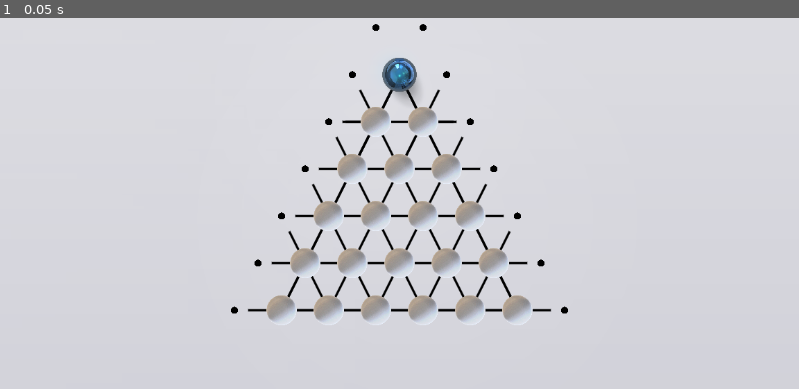
Above: before the commit, frame 1.
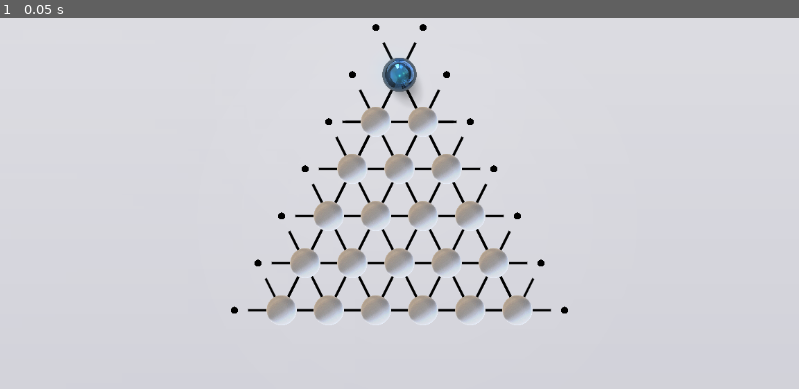
Above: after the commit, the same moment.

Repository: pegesund/trivium
Game: Godot game, scene res://root.tscn
The game is run twice, just before and just after one commit, with the same random seed, the same clock (stepped at 60 frames per second) and the same inputs.
Inputs:
- Up to frame 1 (0.05 s): no input

The runs differ from the first frame. In frame 1, 0.3% of the frame differs, in the area x 33-67%, y 6-76%.

Commit message:
now looks good again

Diff:
--- a/background.gd
+++ b/background.gd
@@ -85,11 +85,18 @@
 		# The distance between the two black circles should equal the distance between white circles
 		var horizontal_offset = bottom_row_distance / 2.0
 
+		# Calculate positions for the two black circles
+		var left_black_pos = Vector2(pos.x - horizontal_offset, pos.y - vertical_offset)
+		var right_black_pos = Vector2(pos.x + horizontal_offset, pos.y - vertical_offset)
+
 		# Draw the two black circles
-		draw_circle(Vector2(pos.x - horizontal_offset, pos.y - vertical_offset),
-			intersection_radius, outer_point_color)
-		draw_circle(Vector2(pos.x + horizontal_offset, pos.y - vertical_offset),
-			intersection_radius, outer_point_color)
+		draw_circle(left_black_pos, intersection_radius, outer_point_color)
+		draw_circle(right_black_pos, intersection_radius, outer_point_color)
+
+		# Draw lines from the white circle to the black circles above
+		# Use the same gap distance as for other lines
+		draw_line_with_gap(pos, left_black_pos, gap_dist_global, grid_color, connection_width)
+		draw_line_with_gap(pos, right_black_pos, gap_dist_global, grid_color, connection_width)
 
 # Helper function to draw circle outline
 func draw_circle_arc(center, radius, angle_from, angle_to, color):
